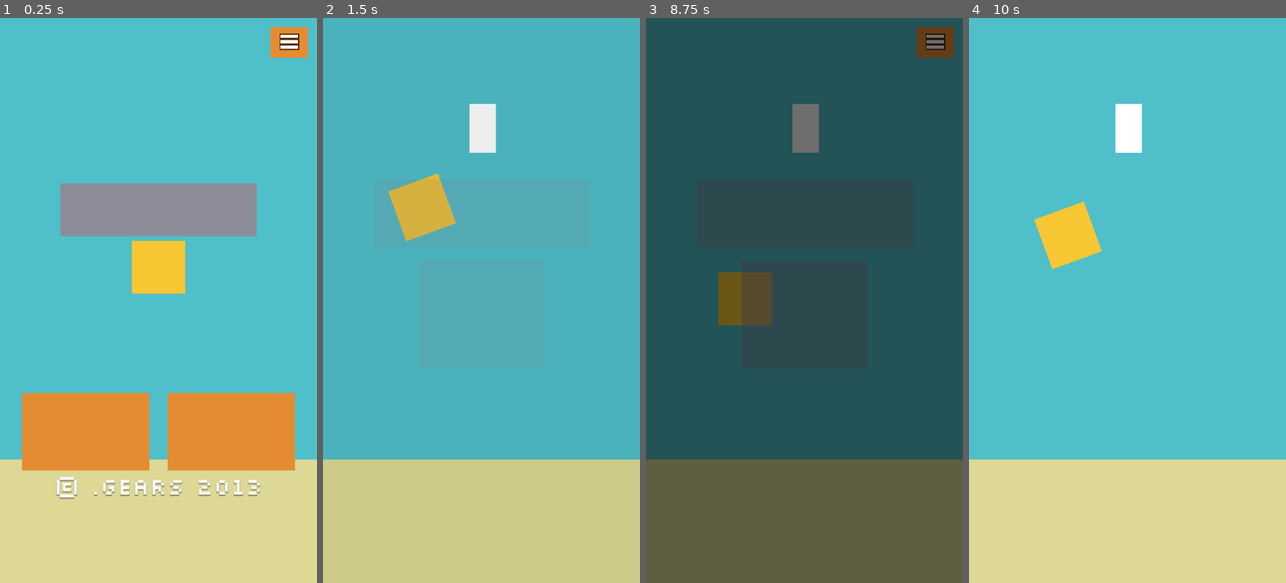
Above: before the commit, frames 1-4 (left to right).
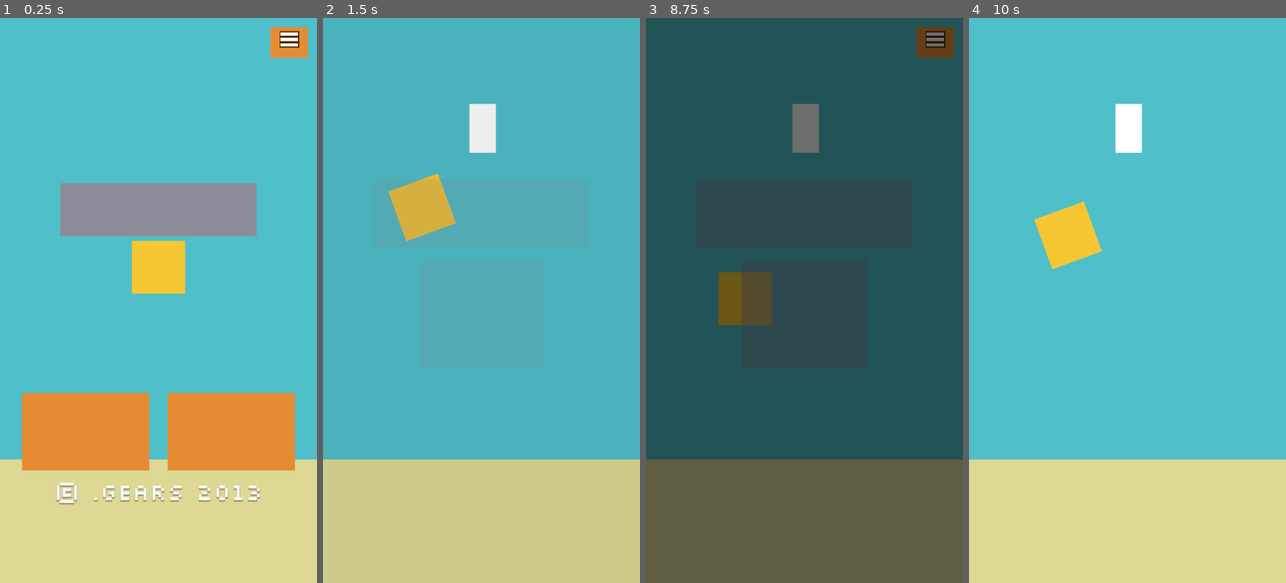
Above: after the commit, the same moments.

Repository: TH-MS/flappy-bird-arm64
Game: Godot game, scene res://Main.tscn
The game is run twice, just before and just after one commit, with the same random seed, the same clock (stepped at 60 frames per second) and the same inputs.
Inputs (mouse positions are in pixels of both pictures, inside the frame that each line leads up to):
- Up to frame 1 (0.25 s): no input
- Up to frame 2 (1.5 s): tap Enter at 0.5, 0.6 s; move the mouse to (551, 272) at 0.52 s; hold Up 0.53-1.25 s; click (551, 272) at 0.67 s; tap Space at 0.77, 1.07 s; drag from (418, 328) to (465, 413) at 1.27 s
- Up to frame 3 (8.75 s): move the mouse to (836, 176) at 2.02 s; hold Up 2.03-2.75 s; tap Enter at 2.1, 3.6, 5.1, 6.6, 7.25, 8.1 s; drag from (788, 413) to (709, 215) at 2.77 s; move the mouse to (899, 385) at 3.52 s; tap Space at 3.77, 4.07, 6.5, 6.77, 7.07, 8 s; drag from (709, 215) to (756, 159) at 4.27 s; move the mouse to (820, 300) at 5.02 s; click (820, 300) at 5.17 s; drag from (756, 159) to (741, 328) at 5.77 s; move the mouse to (874, 272) at 6.52 s; hold Up 6.53-7.25 s; drag from (741, 328) to (788, 413) at 7.27 s; move the mouse to (836, 176) at 8.02 s
- Up to frame 4 (10 s): drag from (1111, 413) to (1032, 215) at 8.77 s; move the mouse to (1222, 385) at 9.52 s; hold Up from 9.53 s (still down); tap Enter at 9.6 s; click (1222, 385) at 9.67 s; tap Space at 9.77 s

The runs differ from the first frame. In frame 1, 1.2% of the frame differs, in the area x 17-95%, y 2-87%; in frame 2, nothing differs; in frame 3, 0.2%; in frame 4, nothing differs.

Commit message:
Copyright text 5 px lower; menu bars 2 px higher
Co-Authored-By: Claude Sonnet 5.5 <noreply@anthropic.com>
Claude-Session: https://claude.ai/code/session_01U6vnG6g8ukcKD7D9CY3B1X

Diff:
--- a/scripts/Main.gd
+++ b/scripts/Main.gd
@@ -547,7 +547,7 @@
 	_title = _spr("title", ui, Vector2((Config.GAME_W - 178) * 0.5, 150))
 	_copyright = Label.new()                      # real text (Silkscreen) instead of the low-res sprite
 	_copyright.text = "\u00a9 .GEARS 2013"
-	_copyright.position = Vector2(0, 410)
+	_copyright.position = Vector2(0, 415)
 	_copyright.size = Vector2(Config.GAME_W, 30)
 	_copyright.horizontal_alignment = HORIZONTAL_ALIGNMENT_CENTER
 	_copyright.add_theme_font_override("font", Options.make_font())
--- a/scripts/Options.gd
+++ b/scripts/Options.gd
@@ -131,7 +131,7 @@
 	add_child(_btn)
 	_orange(_btn, 34.0)
 	for i in 3:                                           # three bars, white with the game's dark outline
-		var y := 7.0 + i * 5.0
+		var y := 5.0 + i * 5.0
 		_bar(_btn, Rect2(8, y - 1.0, 18, 5), BROWN)
 		_bar(_btn, Rect2(9, y, 16, 3), Color.WHITE)
 
